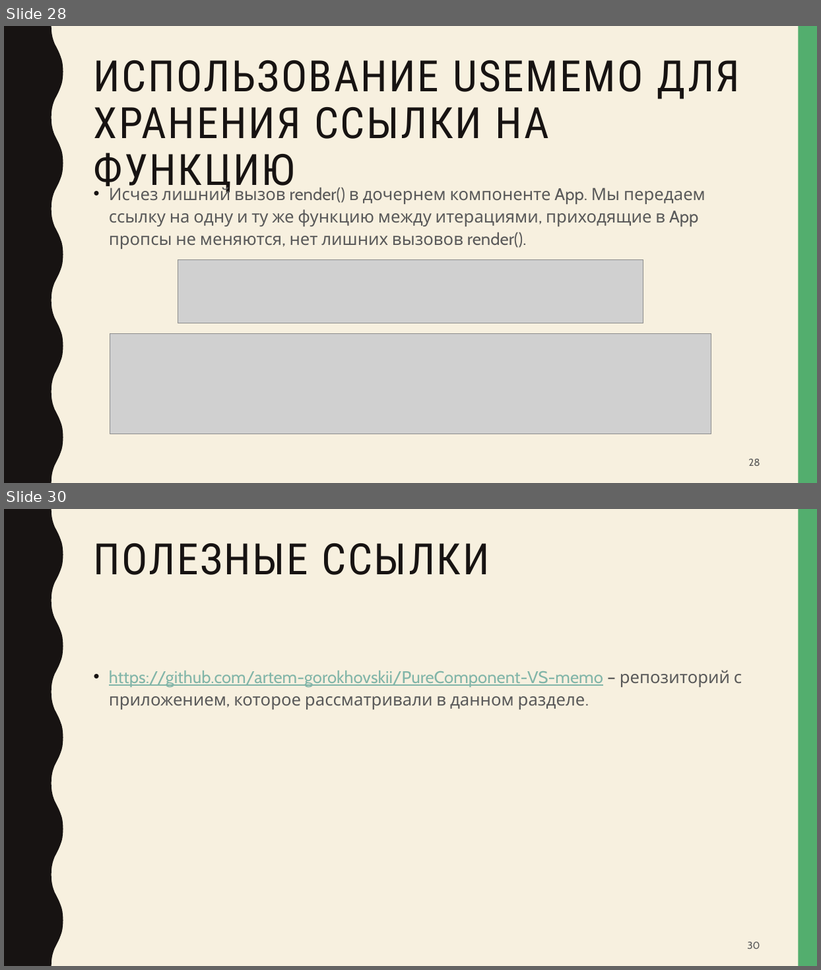
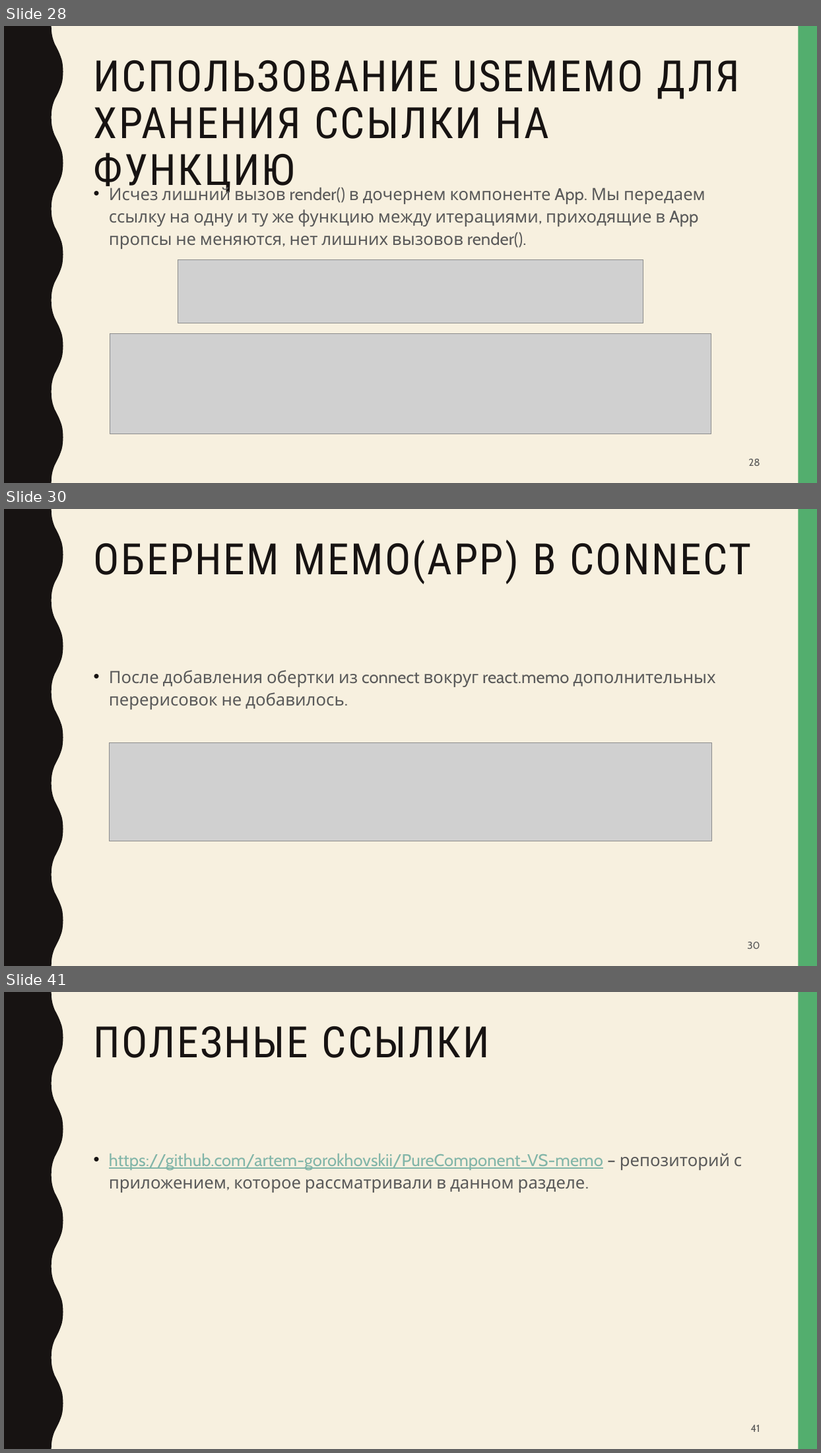
Before and after one commit to artem-gorokhovskii/PureComponent-VS-memo, a slide deck: PureComponent-vs-memo.pptx. Shown one above the other, each under a label of ours: slides 28 and 30 before the commit, slides 28, 30 and 41 after it; the slides between them are not shown. The pictures are 821x970 and 821x1453 pixels, drawn with LibreOffice and Linux fonts; fonts in the diff are those of the drawing; grey boxes stand for pictures. Boxes give left, top, right and bottom in pixels: in the first picture for what was removed or moved away, otherwise in the second. Text is boxed around its words. In the diff, an @@ line names an element or a change of style, - is before the commit and + after.

Commit message:
added connect

```diff
--- a/PureComponent-vs-memo.pptx
+++ b/PureComponent-vs-memo.pptx
@@ slide 30 added at (x1=4, y1=509, x2=817, y2=966), background #F7F0DF; not listed: 2 template elements that a slide beside it also shows @@
@@ title added at (x1=94, y1=539, x2=751, y2=584), 51 pt, text #171312 @@
+ОБЕРНЕМ MEMO(APP) В CONNECT
@@ text added at (x1=109, y1=670, x2=715, y2=710), 20 pt, text #595959 @@
+• После добавления обертки из connect вокруг react.memo дополнительных перерисовок не добавилось.
@@ picture added at (x1=110, y1=743, x2=712, y2=842) @@
@@ page number added at (x1=747, y1=942, x2=760, y2=949), 12 pt, text #595959 @@
+30
@@ what was slide 30 is now slide 41 @@
@@ page number at (x1=751, y1=1425, x2=760, y2=1432): text changed @@
-30
+41
```
Also in this commit, not shown: 1 slide changed, 10 other slides added, 4 other files.
